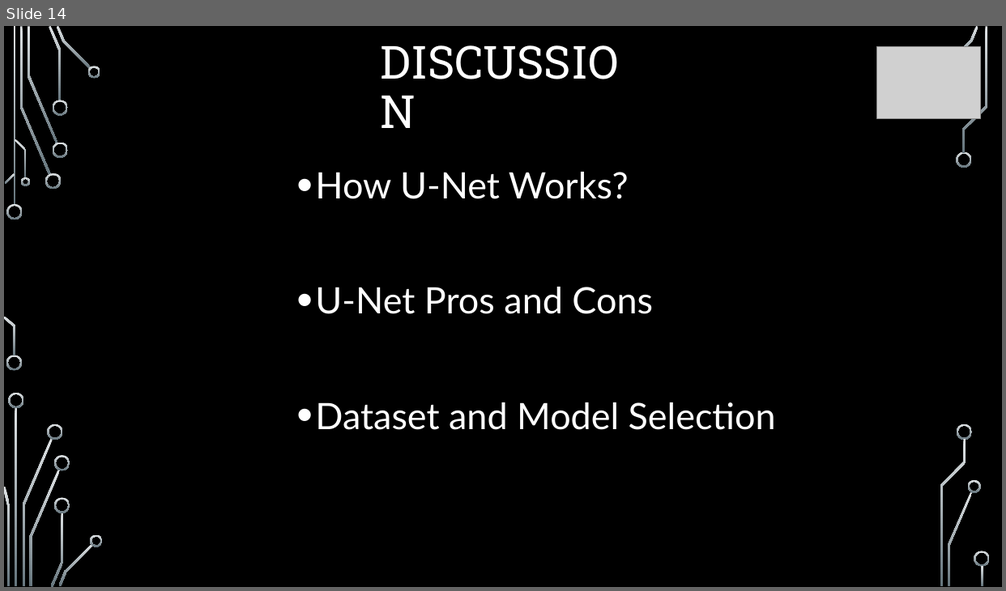
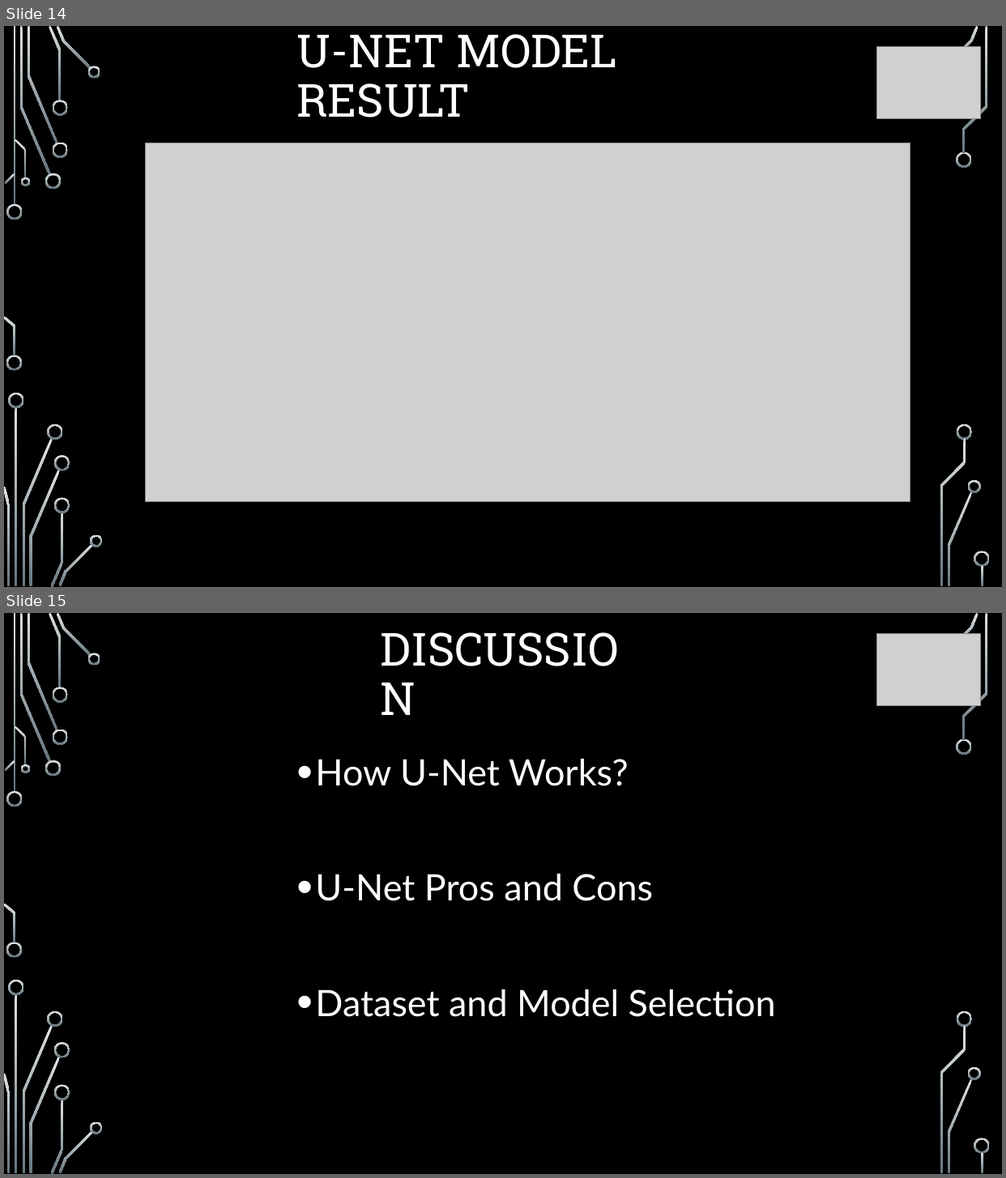
Before and after one commit to Group5FinalProject/Cancer_Champions, a slide deck: Cancer_Champions_PPT.pptx. Shown one above the other, each under a label of ours: slide 14 before the commit, slides 14 and 15 after it. The pictures are 1006x591 and 1006x1178 pixels, drawn with LibreOffice and Linux fonts; fonts in the diff are those of the drawing; grey boxes stand for pictures; background and template pictures are left out. Boxes give left, top, right and bottom in pixels: in the first picture for what was removed or moved away, otherwise in the second. Text is boxed around its words. In the diff, an @@ line names an element or a change of style, - is before the commit and + after.

```diff
--- a/Cancer_Champions_PPT.pptx
+++ b/Cancer_Champions_PPT.pptx
@@ slide 14 added at bbox=[4, 26, 1002, 587], background picture (left out); not listed: 35 template elements that a slide beside it also shows @@
@@ title added at bbox=[296, 34, 617, 118], 44 pt, text #FFFFFF @@
+U-NET MODEL RESULT
@@ picture added at bbox=[878, 47, 981, 118] @@
@@ picture added at bbox=[146, 143, 910, 501] @@
@@ what was slide 14 is now slide 15 @@
```
Also in this commit, not shown: 1 slide changed.
